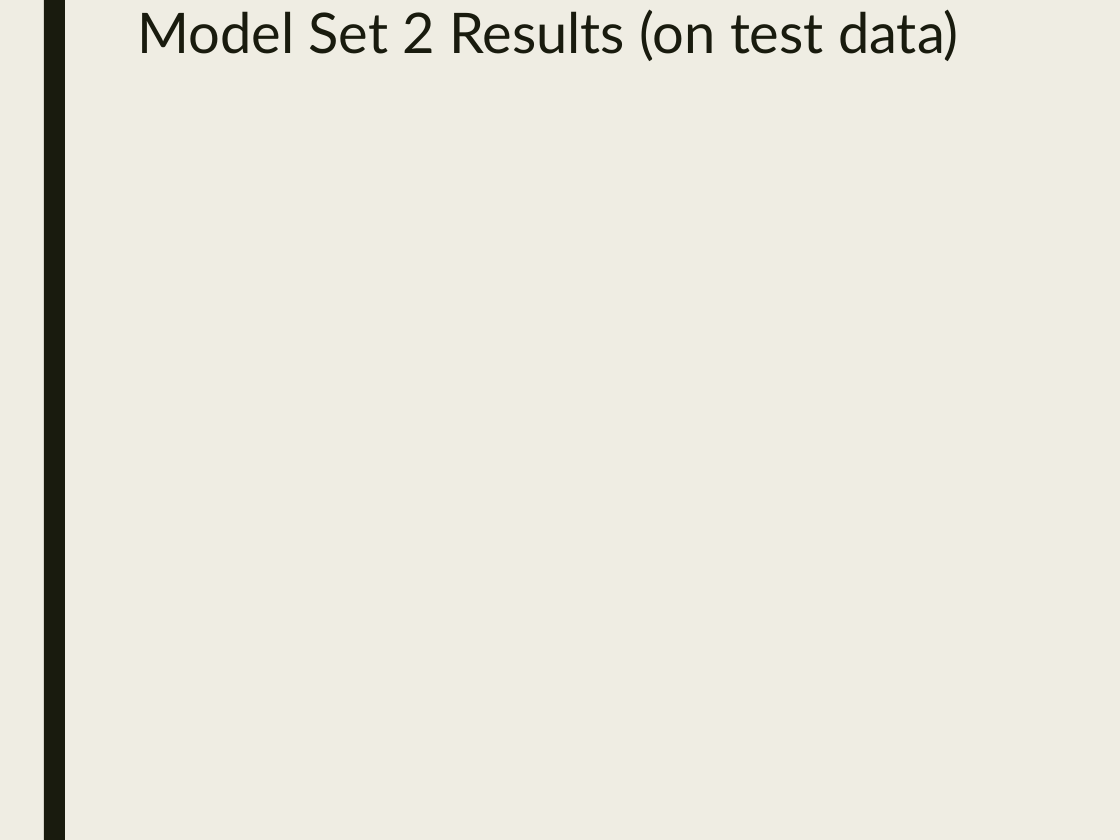
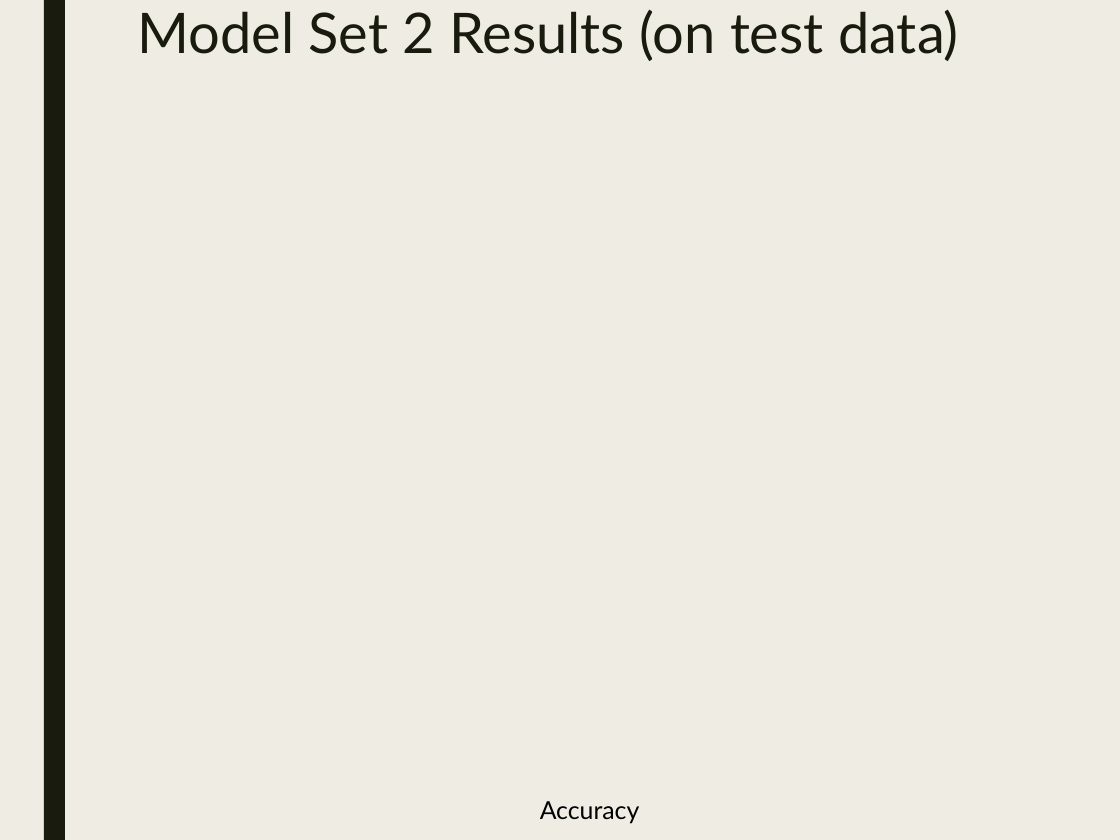
Before and after one commit to stats-learning-fall2019/final-project, a slide deck: slide 42 of presentation/gtdb-final-presentation.pptx (slide 41 before the commit). Drawn at 1120x840 pixels with LibreOffice and Linux fonts; fonts in the diff are those of the drawing; background and template pictures are left out. Boxes give left, top, right and bottom in pixels: in the first picture for what was removed or moved away, otherwise in the second. Text is boxed around its words. In the diff, an @@ line names an element or a change of style, - is before the commit and + after.

```diff
--- a/presentation/gtdb-final-presentation.pptx
+++ b/presentation/gtdb-final-presentation.pptx
@@ text added at box(540, 801, 640, 824), 16 pt, text #000000 @@
+Accuracy
```
Also in this commit, not shown: 14 other slides changed, 3 slides added, 5 slides removed, 2 other files.
